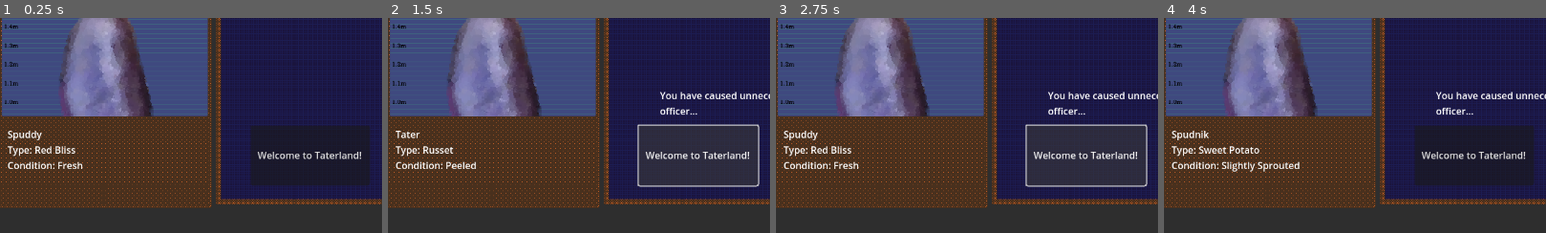
Above: before the commit, frames 1-4 (left to right).
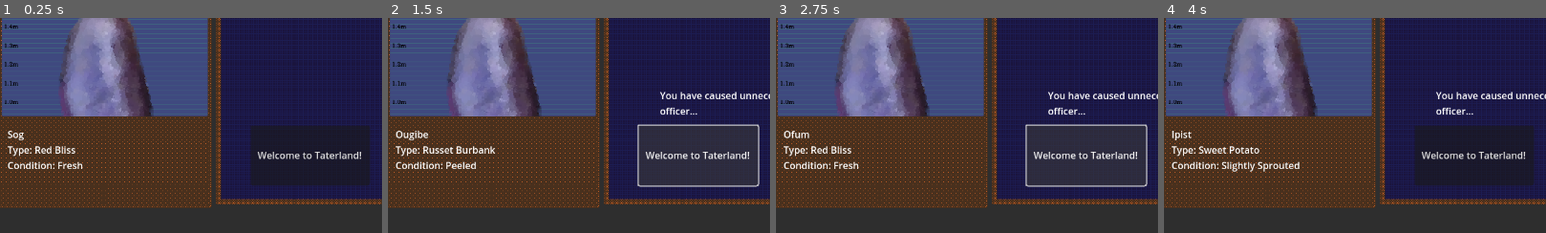
Above: after the commit, the same moments.

Repository: Lost-Rabbit-Digital/SpudCustoms
Game: Godot game, scene res://mainGame.tscn
Two runs of this game, one before a commit and one after it. Both use one fixed random seed, a clock stepped at 60 frames per second and the inputs below.
Inputs:
- Up to frame 1 (0.25 s): no input
- Up to frame 2 (1.5 s): click "Welcome to Taterland!" at 0.5 s; click "Welcome to Taterland!" at 1.25 s
- Up to frame 3 (2.75 s): click "Welcome to Taterland!" at 2 s
- Up to frame 4 (4 s): click "NO ENTRY!" at 2.75 s
The pictures show only the part of the screen within x 6-56%, y 50-100%; the shares and areas given below are measured in that part.

The runs differ from the first frame. In frame 1, 0.2% of the frame differs, in the area x 3-11%, y 52-57%; in frame 2, 0.4%, in the area x 2-28%, y 52-64%; in frame 3, 0.2%; in frame 4, 0.2%.

Commit message:
Changing folders, added names, changed potato types

Diff:
--- a/mainGame.gd
+++ b/mainGame.gd
@@ -60,11 +60,30 @@
 	return potato
 
 func get_random_name():
-	var names = ["Spud", "Tater", "Mash", "Spudnik", "Tater Tot", "Mr. Potato", "Chip", "Murph", "Yam", "Tato", "Spuddy", "Tuber"]
+	var names = [
+		"Ouwiw", "Sehi", "Sig", "Heechou", "Oufug", "Azej", "Ekepa", "Nuz", "Chegee", "Kusee",
+		"Houf", "Fito", "Mog", "Urife", "Pel", "Icekee", "Vuze", "Ivaj", "Edusto", "Douki", "Gere",
+		"Wic", "Amur", "Sup", "Wofu", "Ezew", "Guko", "Huc", "Ruho", "Oukem", "Ohevo", "Epeer",
+		"Inor", "Ileew", "Gor", "Vahu", "Ruhi", "Ecimu", "Mel", "Weechu", "Oumaze", "Tos", "Stife",
+		"Kuj", "Nedou", "Uguce", "Dorou", "Fouwee", "Neej", "Itoudee", "Soka", "Afidee", "Amaj",
+		"Cad", "Ikacho", "Zebo", "Ukidi", "Osehee", "Etaje", "Wouk", "Nout", "Gic", "Houcee", "Astowa",
+		"Feej", "Ceb", "Ogaha", "Von", "Etaf", "Cil", "Oudire", "Udeg", "Cukee", "Sovi", "Chabee",
+		"Astihi", "Icobo", "Bouve", "Ejiwa", "Wup", "Chistou", "Jouhou", "Stukee", "Inouj", "Opob",
+		"Liz", "Azab", "Couchee", "Ovucha", "Omast", "Imib", "Ipist", "Luwe", "Ivigi", "Rich", "Omucou",
+		"Oujeet", "Arouj", "Tipou", "Roufe", "Ocheesou", "Ogudou", "Fest", "Outomo", "Vicu", "Houte",
+		"Imowee", "Behu", "Ajoj", "Ifouzu", "Miz", "Istich", "Keew", "Reep", "Elus", "Chag", "Joudo",
+		"Ijeema", "Ekeek", "Geew", "Ukuc", "Fevu", "Wape", "Cip", "Ipoun", "Ehij", "Ousteeca", "Noum",
+		"Kif", "Enoud", "Oupago", "Owapu", "Ebutee", "Mowe", "Enur", "Ikomee", "Ewoc", "Outustou",
+		"Uwustee", "Oreesti", "Ajosee", "Reenou", "Sog", "Ukop", "Cele", "Louc", "Roj", "Uchizo", "Cojee",
+		"Bup", "Oudees", "Bucha", "Peej", "Steejee", "Icefou", "Aduk", "Awubu", "Hufou", "Alaree", "Oroum",
+		"Stoumo", "Jesa", "Ouvas", "Teeb", "Chouta", "Koh", "Hufu", "Icuve", "Chadou", "Outoul", "Peba",
+		"Oufeeze", "Teel", "Fouj", "Jus", "Doup", "Touwu", "Ouposu", "Ofum", "Uvosou", "Echuchi", "Par",
+		"Homee", "Echas", "Ruh", "Gozo", "Stog", "Zoumo", "Nag", "Ougibe", "Suw", "Noba", "Ouzeeba",
+		"Ijouv", "Zimou", "Abaci", "Gadu", "Uwast", "Ekeh", "Ofehe"]
 	return names[randi() % names.size()]
 
 func get_random_type():
-	var types = ["Russet", "Yukon Gold", "Sweet Potato", "Purple Majesty", "Red Bliss"]
+	var types = ["Russet Burbank", "Yukon Gold", "Sweet Potato", "Purple Majesty", "Red Bliss"]
 	return types[randi() % types.size()]
 
 func get_random_condition():
--- a/mainGame.tscn
+++ b/mainGame.tscn
@@ -6,7 +6,7 @@
 [ext_resource type="Texture2D" uid="uid://dnb4bt3sqi8uy" path="res://InterfaceOutline.png" id="3_vixev"]
 [ext_resource type="Texture2D" uid="uid://40m827pn4r7y" path="res://evidence_panel.png" id="4_juy1b"]
 [ext_resource type="Texture2D" uid="uid://blc1si6nool21" path="res://world_panel.png" id="5_h10h2"]
-[ext_resource type="Texture2D" uid="uid://bca3wt2f8plkr" path="res://purple_majesty_half.png" id="7_0jh12"]
+[ext_resource type="Texture2D" uid="uid://bca3wt2f8plkr" path="res://potatoes/heads/purple_majesty_head.png" id="7_0jh12"]
 [ext_resource type="Texture2D" uid="uid://kjlwp8d6npbd" path="res://Potato_line.png" id="8_s0lh3"]
 
 [node name="Node2D" type="Node2D"]
Renamed: potato_humanoids/heads/russet_burbank_potato.png -> potatoes/bodies/russet_burbank_body.png
Not shown, changed: potatoes/bodies/russet_burbank_body.png.import
Renamed: purple_majesty_half.png -> potatoes/heads/purple_majesty_head.png
Not shown, changed: potatoes/heads/purple_majesty_head.png.import
Renamed: potato_humanoids/heads/russet_burbank_potato (2).png -> potatoes/heads/russet_burbank_headshot.png
Not shown, changed: potatoes/heads/russet_burbank_headshot.png.import
